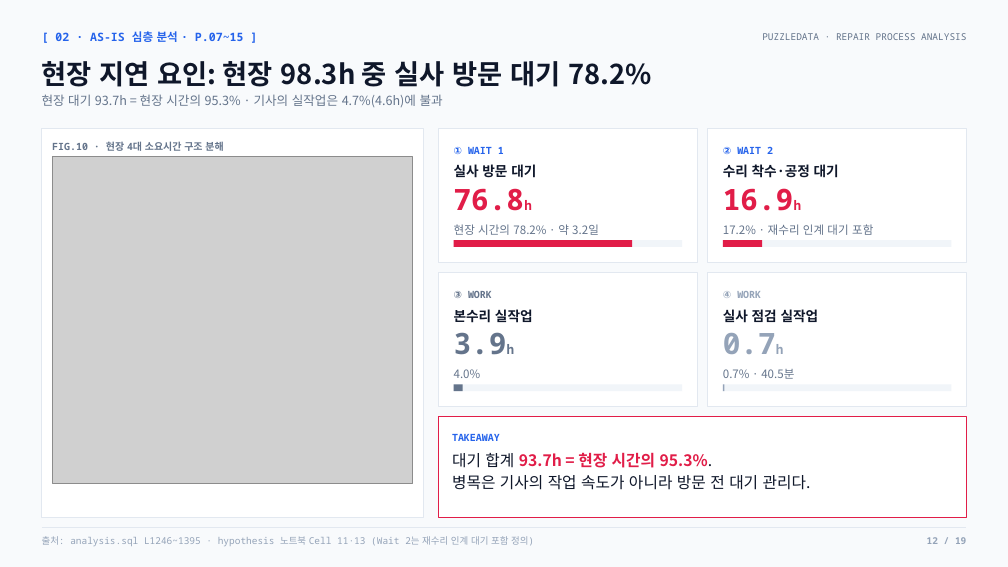
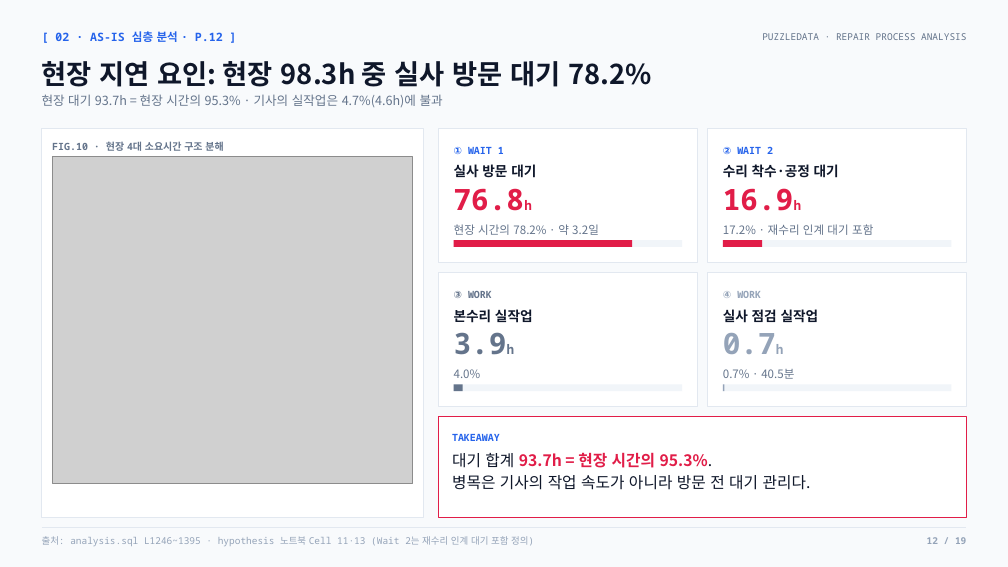
Before and after one commit to nus1245/puzzle_data, a slide deck: slide 12 of outputs/pptx/puzzledata_repair_report.pptx. Drawn at 1008x567 pixels with LibreOffice and Linux fonts; fonts in the diff are those of the drawing; grey boxes stand for pictures. Boxes give left, top, right and bottom in pixels: in the first picture for what was removed or moved away, otherwise in the second. Text is boxed around its words. In the diff, an @@ line names an element or a change of style, - is before the commit and + after.

```diff
--- a/outputs/pptx/puzzledata_repair_report.pptx
+++ b/outputs/pptx/puzzledata_repair_report.pptx
@@ text at bbox=[55, 31, 223, 42]: text changed @@
-[ 02 · AS-IS 심층 분석 · P.07~15 ]
+[ 02 · AS-IS 심층 분석 · P.12 ]
```
Also in this commit, not shown: 16 other slides changed, 2 other files.
